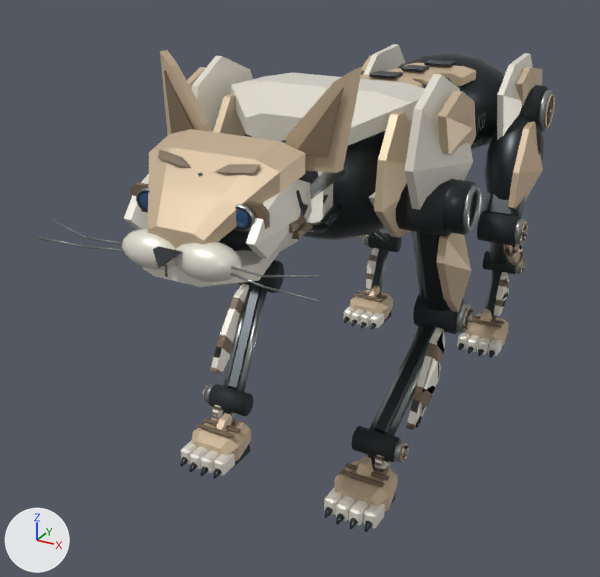
The glTF model assets/k0-tech-01/derived/meshopt/k0_tech_01_d0_lod1.meshopt.glb, before and after one commit.
One viewpoint serves both versions: a camera (50 mm lens) standing at (0.342, -0.822, 0.514) and looking at (-0.112, 0.003, 0.102). The axes (+X, +Y, +Z) are drawn at lower left. The lights are the same throughout. The older version comes first. Vertices at exactly the same position are counted once.

Names of what the first picture shows: 'K0_TECH_01_SKIN'.
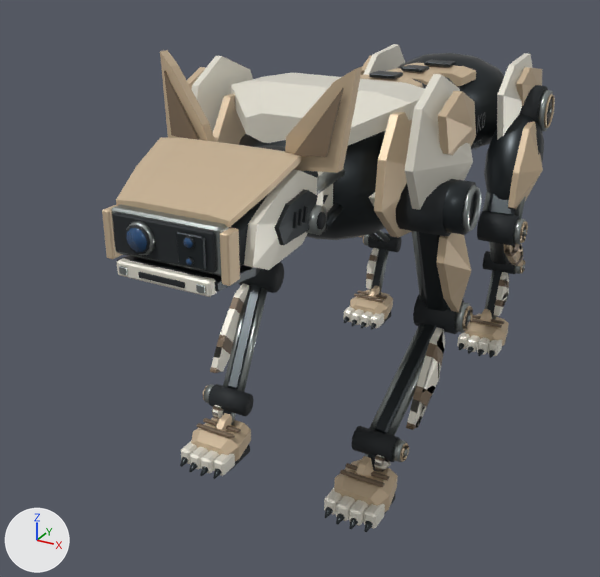
Boxes [x1, y1, x2, y2] around the edits, measured in the pictures (600 x 577 px; the box of a moved part takes in the faces that stretch with it):
'K0_TECH_01_SKIN', reshaped (12% narrower): before [38, 44, 555, 532]; after [102, 44, 555, 532]
part 1 of me_k0_tech_01_geometry, added: after [317, 212, 326, 230]
part 2 of me_k0_tech_01_geometry, added: after [125, 225, 150, 254]
part 3 of me_k0_tech_01_geometry, added: after [183, 236, 195, 249]
part 4 of me_k0_tech_01_geometry, added: after [306, 205, 327, 235]
part 5 of me_k0_tech_01_geometry, added: after [126, 221, 156, 255]
part 6 of me_k0_tech_01_geometry, added: after [126, 228, 147, 252]
part 7 of me_k0_tech_01_geometry, added: after [183, 238, 192, 248]
part 8 of me_k0_tech_01_geometry, rebuilt: before [198, 173, 308, 251]; after [229, 196, 267, 266]
part 9 of me_k0_tech_01_geometry, rebuilt (17% wider, 25% shorter): before [147, 129, 305, 249]; after [116, 137, 301, 227]
part 10 of me_k0_tech_01_geometry, rebuilt: before [143, 250, 278, 287]; after [117, 255, 261, 291]
part 11 of me_k0_tech_01_geometry, rebuilt (10% wider, 26% taller): before [246, 180, 312, 259]; after [244, 170, 317, 270]
part 12 of me_k0_tech_01_geometry, rebuilt (not visible afterwards): before [124, 174, 149, 230]
part 13 of me_k0_tech_01_geometry, deleted: before [38, 150, 319, 302]
part 14 of me_k0_tech_01_geometry, moved or reshaped: before [87, 215, 307, 287]; after [102, 189, 318, 297]

Edits to the bpy script that builds the scene:
```text
Change me_k0_tech_01_geometry:
    used by ob_k0_tech_01_skin; location = (0.0, 0.0, 0.0)
    remove me_k0_tech_01_geometry.from_pydata(...)  # 8198 vertices, 14906 faces; spans x -0.15..0.15, y -0.403..0.642, z 0.001..0.421
    add me_k0_tech_01_geometry.from_pydata(...)  # 8020 vertices, 14526 faces; spans x -0.15..0.15, y -0.403..0.642, z 0.001..0.421
    me_k0_tech_01_geometry part 1: a new loose piece, an 8-sided cylinder along x spanning x 0.0702..0.0714, y -0.3032..-0.29, z 0.3036..0.3177, in mat_k0_carbon_seals (black #1d2226)
    me_k0_tech_01_geometry part 2: a new loose piece, a 12-sided cylinder along y spanning x -0.0284..-0.007, y -0.4026..-0.4013, z 0.3033..0.3246, in mat_k0_carbon_seals (black #1d2226)
    me_k0_tech_01_geometry part 3: a new loose piece, a 12-sided cylinder along y spanning x 0.0216..0.0303, y -0.4026..-0.4013, z 0.3153..0.3239, in mat_k0_carbon_seals (black #1d2226)
    me_k0_tech_01_geometry part 4: a new loose piece, an 8-sided cylinder along x spanning x 0.06..0.07, y -0.308..-0.286, z 0.299..0.322, in mat_k0_satin_titanium (grey #979e9b)
    me_k0_tech_01_geometry part 5: a new loose piece, a 12-sided cut cone along y (radius 0.0115 at the low end, 0.0127 at the high end) spanning x -0.0304..-0.005, y -0.4013..-0.3982, z 0.3013..0.3266, in mat_k0_satin_titanium (grey #979e9b)
    me_k0_tech_01_geometry part 6: a new loose piece, a 12-sided cylinder along y spanning x -0.02658..-0.00882, y -0.40313..-0.40269, z 0.30508..0.32284, in mat_k0_blue_coated_optical_glass (dark blue #194876)
    me_k0_tech_01_geometry part 7: a new loose piece, a 12-sided cylinder along y spanning x 0.02234..0.02958, y -0.40313..-0.40269, z 0.31598..0.32322, in mat_k0_blue_coated_optical_glass (dark blue #194876)
    me_k0_tech_01_geometry part 8: the loose piece of 86 vertices spanning x -0.066..0.066, y -0.364..-0.265, z 0.279..0.362 is rebuilt with 32 vertices and now spans x -0.061..0.061, y -0.386..-0.278, z 0.289..0.355
    me_k0_tech_01_geometry part 9: the loose piece of 40 vertices spanning x -0.061..0.061, y -0.383..-0.277, z 0.301..0.369 is rebuilt with 32 vertices and now spans x -0.061..0.061, y -0.386..-0.278, z 0.328..0.364
    me_k0_tech_01_geometry part 10: the loose piece of 24 vertices spanning x -0.047..0.047, y -0.384..-0.304, z 0.271..0.301 is rebuilt with 24 vertices and now spans x -0.047..0.047, y -0.396..-0.307, z 0.279..0.295, in mat_k0_graphite_frame (dark grey #303639)
    me_k0_tech_01_geometry part 11: the loose piece of 15 vertices spanning x 0.05..0.067, y -0.37..-0.286, z 0.296..0.348 is rebuilt with 17 vertices and now spans x 0.053..0.064, y -0.377..-0.283, z 0.29..0.352
    me_k0_tech_01_geometry part 12: the loose piece of 15 vertices spanning x -0.067..-0.05, y -0.37..-0.286, z 0.296..0.348 is rebuilt with 17 vertices and now spans x -0.064..-0.053, y -0.377..-0.283, z 0.29..0.352
    me_k0_tech_01_geometry part 13: 20 loose pieces with 476 vertices, spanning x -0.12..0.12, y -0.403..-0.302, z 0.288..0.36, are deleted
    me_k0_tech_01_geometry part 14: 214 vertices removed from x -0.077..0.077, y -0.394..-0.312, z 0.283..0.321; 290 vertices added at x -0.069..0.069, y -0.403..-0.293, z 0.282..0.337
    other edits to the shape of me_k0_tech_01_geometry do not show in these pictures
```
